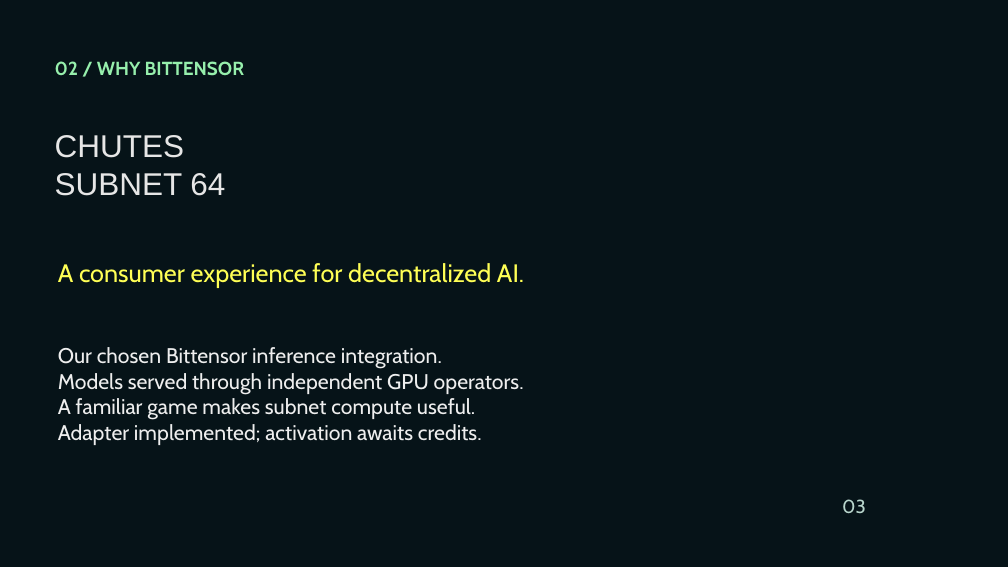
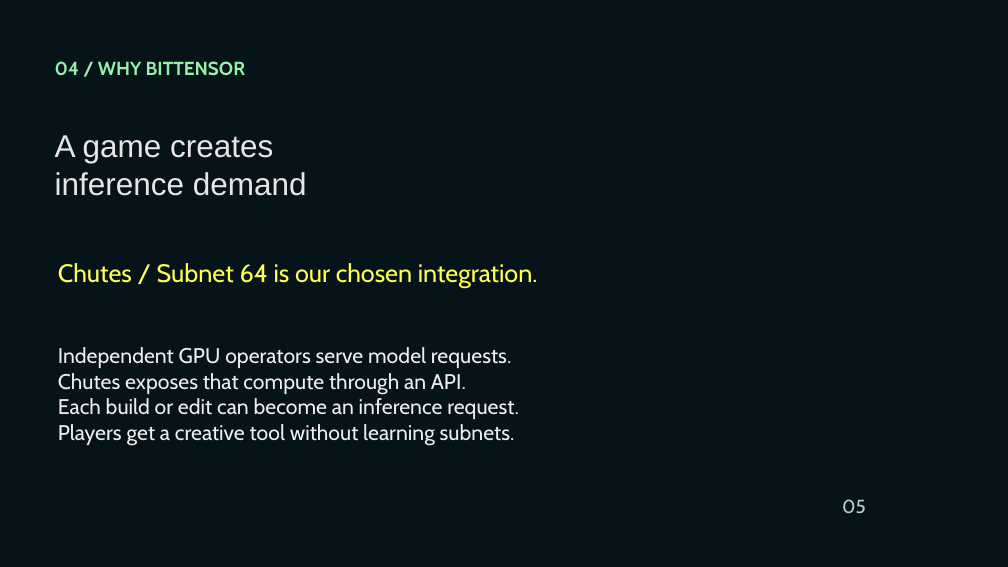
Before and after one commit to Nakshatra05/tensorcraft-bittensor, a slide deck: slide 5 of presentation/TensorCraft-Bittensor-Pitch.pptx (slide 3 before the commit). Drawn at 1008x567 pixels with LibreOffice and Linux fonts; fonts in the diff are those of the drawing; background and template pictures are left out. Boxes give left, top, right and bottom in pixels: in the first picture for what was removed or moved away, otherwise in the second. Text is boxed around its words. In the diff, an @@ line names an element or a change of style, - is before the commit and + after.

Commit message:
Tailor Minecraft pitch for Bittensor judges

```diff
--- a/presentation/TensorCraft-Bittensor-Pitch.pptx
+++ b/presentation/TensorCraft-Bittensor-Pitch.pptx
@@ text at bbox=[55, 61, 245, 76]: text changed @@
-02 / WHY BITTENSOR
+04 / WHY BITTENSOR
@@ text at bbox=[55, 135, 307, 196]: text changed @@
-CHUTES
-SUBNET 64
+A game creates
+inference demand
@@ text at bbox=[58, 263, 538, 288]: text changed @@
-A consumer experience for decentralized AI.
+Chutes / Subnet 64 is our chosen integration.
@@ text at bbox=[58, 347, 519, 446]: text changed @@
-Our chosen Bittensor inference integration.
-Models served through independent GPU operators.
-A familiar game makes subnet compute useful.
-Adapter implemented; activation awaits credits.
+Independent GPU operators serve model requests.
+Chutes exposes that compute through an API.
+Each build or edit can become an inference request.
+Players get a creative tool without learning subnets.
@@ text at bbox=[842, 499, 866, 514]: text changed @@
-03
+05
```
Also in this commit, not shown: 5 other slides changed, 2 slides added, 2 slides removed.
